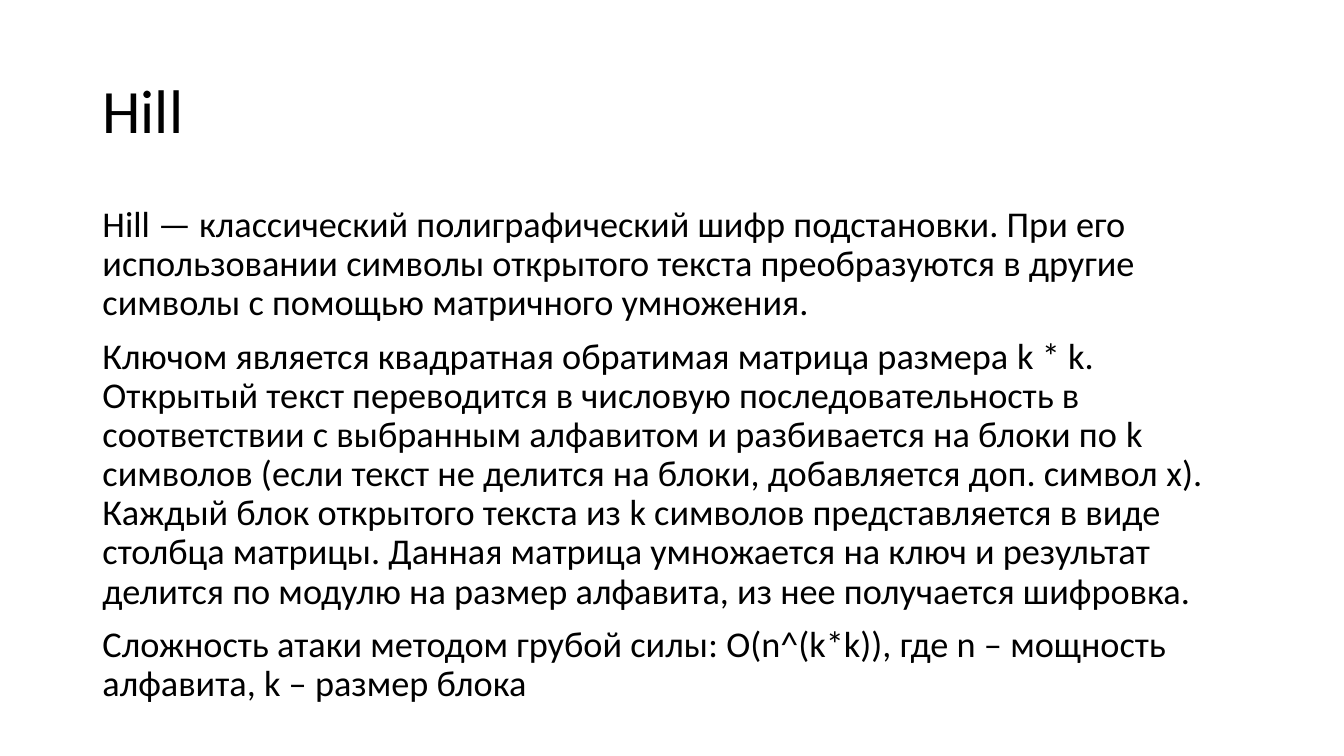
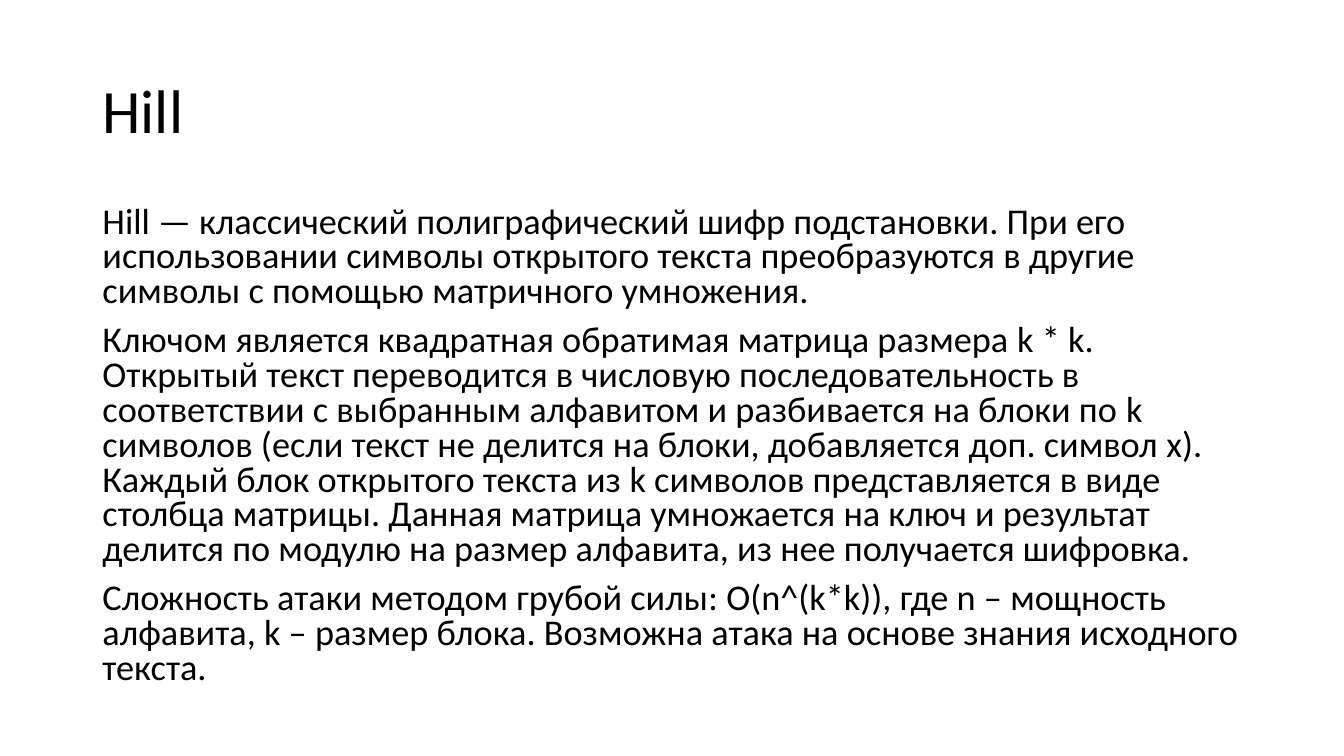
Before and after one commit to Danila-gi/Criptography, a slide deck: slide 20 of 3342ИвановДМЛаб1.pptx. Drawn at 1344x756 pixels with LibreOffice and Linux fonts; fonts in the diff are those of the drawing. Boxes give left, top, right and bottom in pixels: in the first picture for what was removed or moved away, otherwise in the second. Text is boxed around its words. In the diff, an @@ line names an element or a change of style, - is before the commit and + after.

```diff
--- a/3342ИвановДМЛаб1.pptx
+++ b/3342ИвановДМЛаб1.pptx
@@ text at <box>102,208,1202,567</box>: line spacing 0.9 to 0.8 @@
@@ text at <box>102,583,1238,681</box>: text changed @@
-Сложность атаки методом грубой силы: O(n^(k*k)), где n – мощность алфавита, k – размер блока
+Сложность атаки методом грубой силы: O(n^(k*k)), где n – мощность алфавита, k – размер блока. Возможна атака на основе знания исходного текста.
```
Also in this commit, not shown: 5 other slides changed.
